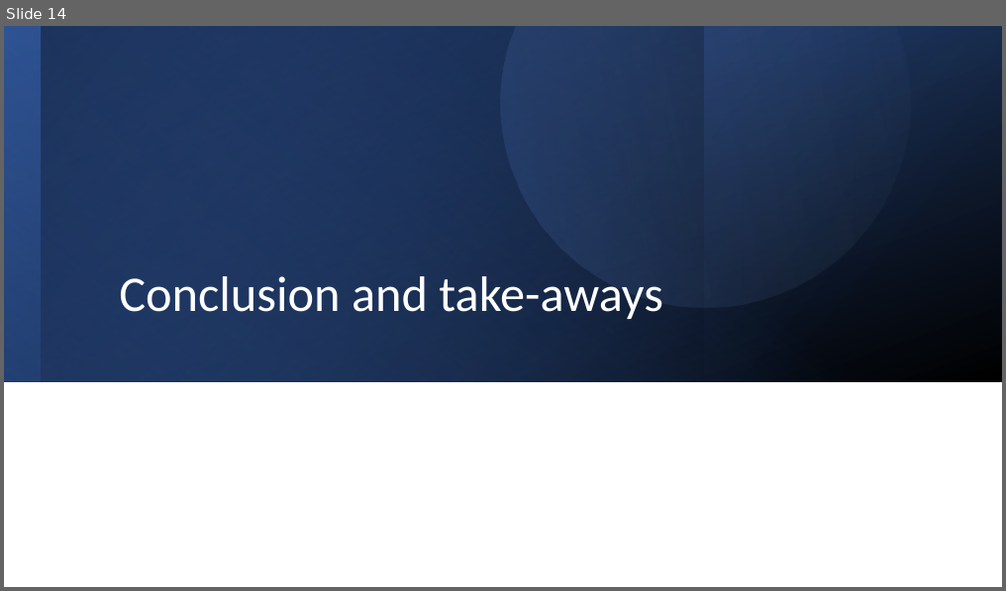
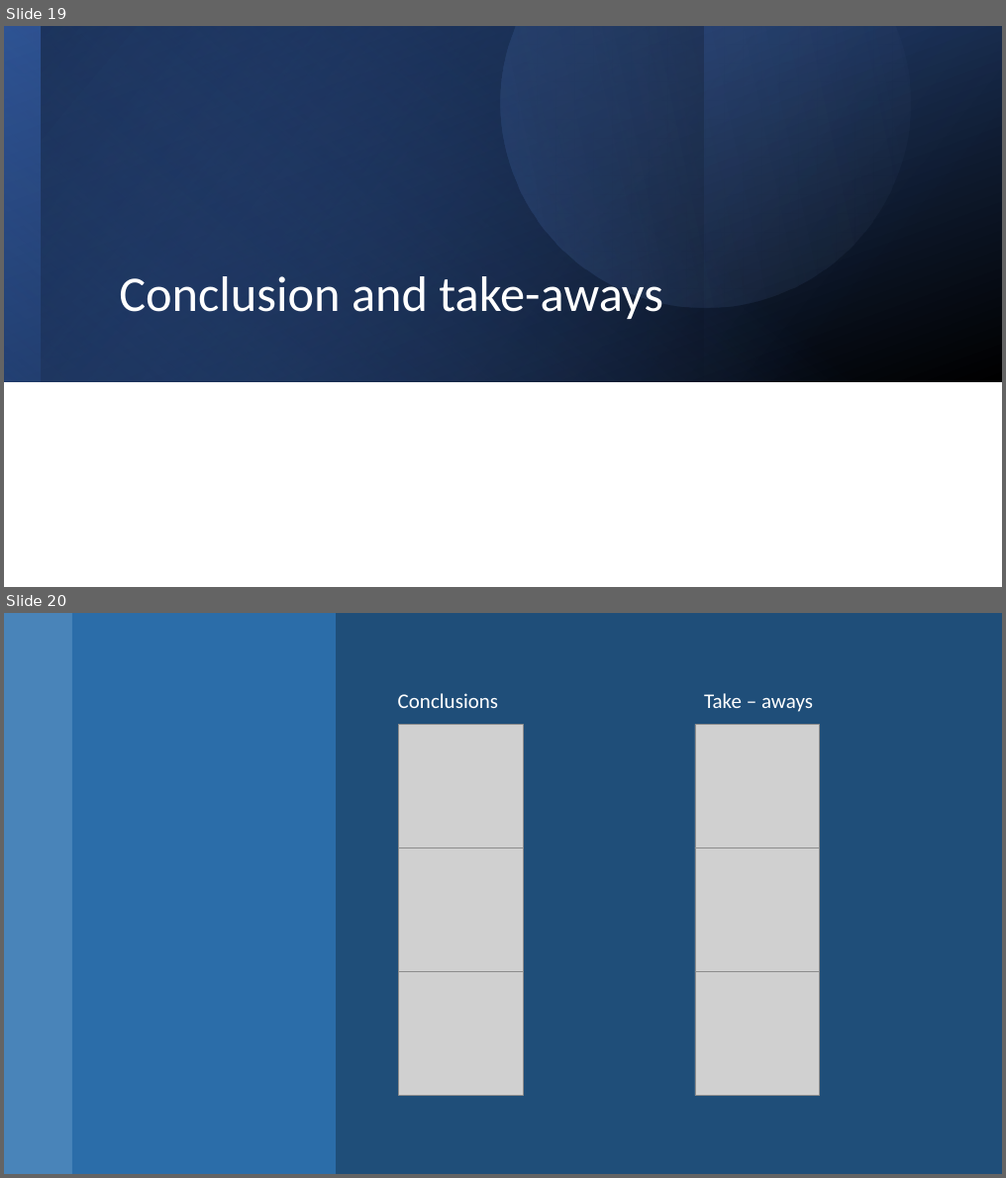
Before and after one commit to Daafip/design-ASR-CEGM2006, a slide deck: Eindpresentatie.pptx. Shown one above the other, each under a label of ours: slide 14 before the commit, slides 19 and 20 after it. The pictures are 1006x591 and 1006x1178 pixels, drawn with LibreOffice and Linux fonts; fonts in the diff are those of the drawing; grey boxes stand for pictures. Boxes give left, top, right and bottom in pixels: in the first picture for what was removed or moved away, otherwise in the second. Text is boxed around its words. In the diff, an @@ line names an element or a change of style, - is before the commit and + after.

```diff
--- a/Eindpresentatie.pptx
+++ b/Eindpresentatie.pptx
@@ slide 20 added at (4,613,1002,1174), background #1F4E79 @@
@@ rectangle added at (4,613,72,1174), fill #5B9BD5 at 70% opacity @@
@@ rectangle added at (72,613,336,1174), fill #2E75B6 at 80% opacity @@
@@ text added at (398,693,498,708), 20 pt, text #FFFFFF @@
+Conclusions
@@ text added at (704,693,813,712), 20 pt, text #FFFFFF @@
+Take – aways
@@ picture added at (399,725,524,849) @@
@@ picture added at (695,725,819,849) @@
@@ picture added at (399,848,524,972) @@
@@ picture added at (695,848,819,972) @@
@@ picture added at (399,971,524,1096) @@
@@ picture added at (695,971,819,1096) @@
@@ what was slide 14 is now slide 19 @@
```
Also in this commit, not shown: 2 slides changed, 6 other slides added, 2 slides removed.
